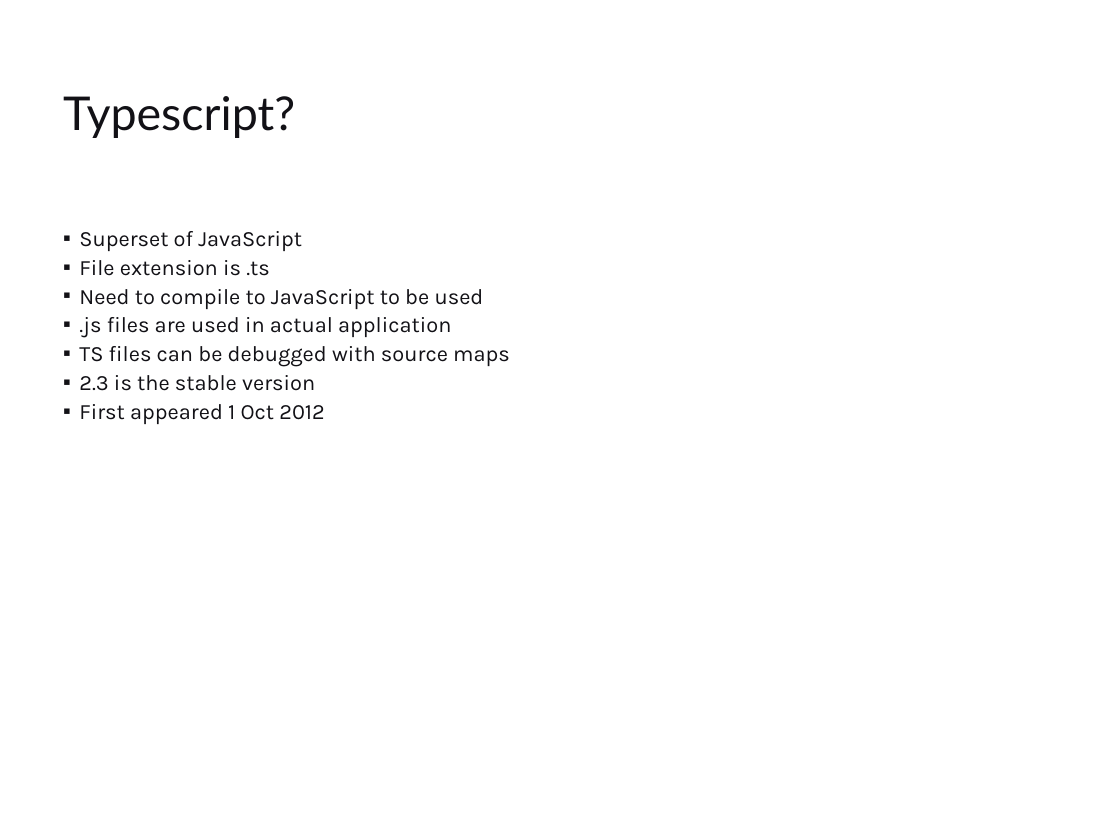
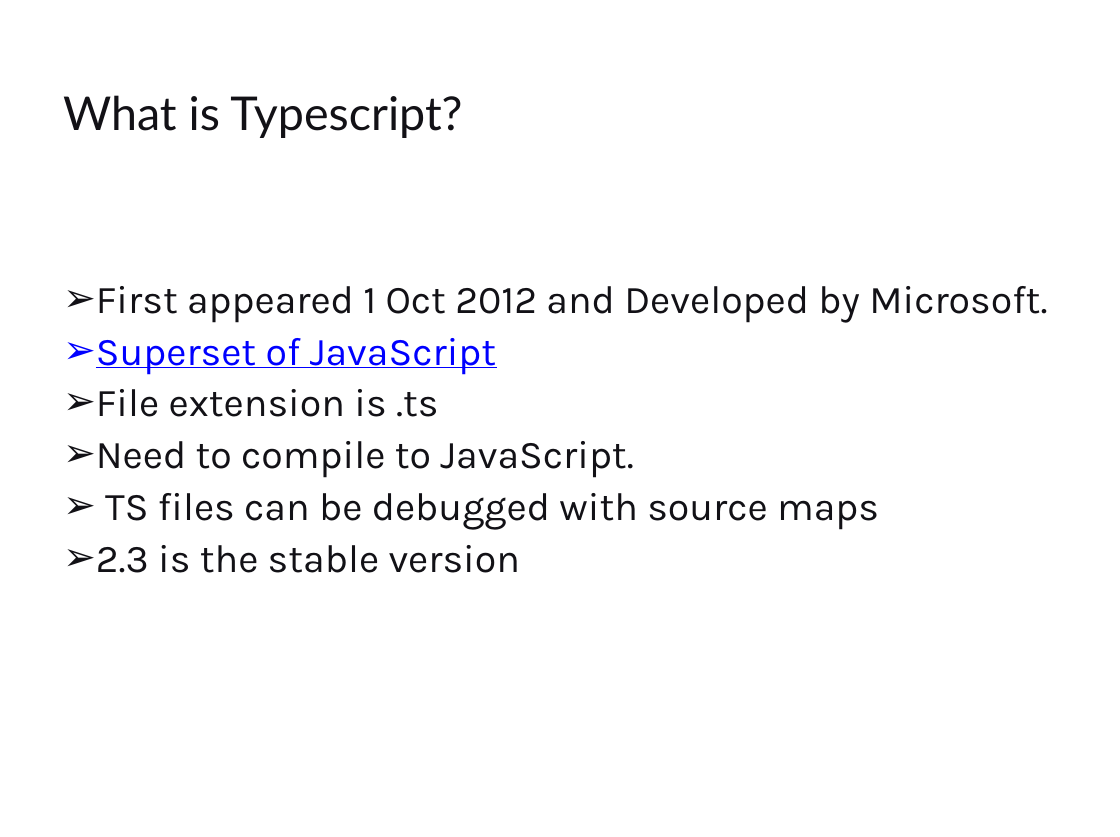
Before and after one commit to sintu-patel/typescript-excercise, a slide deck: slide 3 of docs/Type_script_SapientRazorfish.pptx (slide 6 before the commit). Drawn at 1120x837 pixels with LibreOffice and Linux fonts; fonts in the diff are those of the drawing. Boxes give left, top, right and bottom in pixels: in the first picture for what was removed or moved away, otherwise in the second. Text is boxed around its words. In the diff, an @@ line names an element or a change of style, - is before the commit and + after.

```diff
--- a/docs/Type_script_SapientRazorfish.pptx
+++ b/docs/Type_script_SapientRazorfish.pptx
@@ title at [63,95,462,138]: text changed @@
-Typescript?
+What is Typescript?
@@ text at [96,286,1047,323]: paragraph added @@
+➢ First appeared 1 Oct 2012 and Developed by Microsoft.
@@ text at [96,338,879,573]: size 20 to 36 pt in "Superset of JavaScript", "File extension is .ts", "TS files can be debugged with source ...", "2.3 is the stable version"; text colour #121116 to #0000FF, underline on in "Superset of JavaScript"; bullet ▪ to ➢ @@
@@ text at [79,404,325,424]: paragraph removed @@
-▪ First appeared 1 Oct 2012
@@ text at [96,441,633,478]: text changed; size 20 to 36 pt @@
-▪ Need to compile to JavaScript to be used
-▪ .js files are used in actual application
+➢ Need to compile to JavaScript.
```
Also in this commit, not shown: 6 other slides changed, 8 slides added, 6 slides removed, 31 other files.
